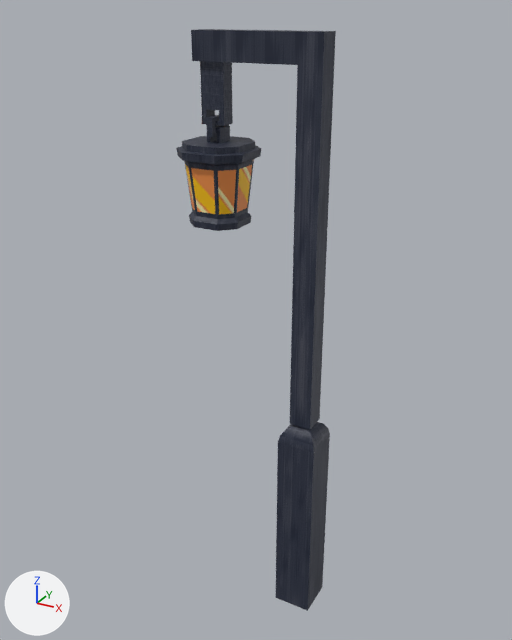
The FBX model Scenes/Village/House Prefabs/street lamp.fbx: old version first, new version second.
Rendered twice from a camera (50 mm lens) standing at (-5.29, 29.36, 5.68) and looking at (-8.21, 34.66, 3.03). The lights are fixed; the arrows at lower left show +X, +Y and +Z. The picture after the commit comes second. Where no turn or scale is listed for an object, it has been applied to the vertices.
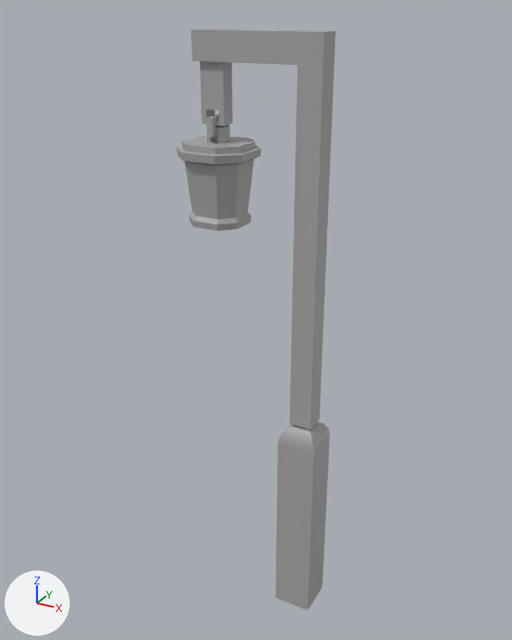
The newer file is also rescaled (x0.0814), turned or shifted as a whole; pictures and numbers use the older file's frame.

Location of each change, [x1, y1, x2, y2] in pixels of the pictures (512 x 640 px):
'pCube68', recoloured, surface changed (lighter)
    both: [191, 29, 336, 611]
'pCube69', recoloured, surface changed (lighter)
    both: [176, 136, 261, 231]
'polySurface15', recoloured, surface changed (lighter)
    both: [200, 61, 233, 126]
'polySurface13', recoloured (black to grey)
    both: [207, 125, 230, 143]
'polySurface14', recoloured (lighter)
    both: [206, 115, 219, 137]

What changed in the scene script:
```text
Add mat_standardsurface1:
    mat_standardsurface1 = principled_material('standardSurface1')
    mat_standardsurface1.base_color = (0.4, 0.4, 0.4)  # grey #aaaaaa
Change me_mesh_009:
    where me_mesh_009.from_pydata(...)  # 116 vertices, 114 faces; spans x -0.326..0.326, y -0.326..0.326, z -0.305..0.4
    used by ob_pcube69; location = (-8.52, 34.57, 4.25)
    remove me_mesh_009.materials.append(mat_lamp)  # picture img_house_2_png
    me_mesh_009 part 2: texture (UV) coordinates of 114 of 114 faces, centred in x -0.323..0.323, y -0.323..0.323, z -0.303..0.4, changed; they spanned u 0.0..0.99, v 0.0..0.99 and now span u 0.19..0.81, v 0.0..1.0
    add me_mesh_009.materials.append(mat_standardsurface1)  # grey #aaaaaa
Change me_mesh_010:
    where me_mesh_010.from_pydata(...)  # 16 vertices, 12 faces; spans x -1.917..-1.863, y -0.134..0.134, z 2.63..2.786
    remove me_mesh_010.materials.append(mat_lamp)  # picture img_house_2_png
    add me_mesh_010.materials.append(mat_standardsurface1)  # grey #aaaaaa
Change me_mesh_011:
    where me_mesh_011.from_pydata(...)  # 44 vertices, 42 faces; spans x -1.05..0.18, y -0.18..0.18, z -2.73..2.73
    used by ob_pcube68; location = (-7.64, 34.57, 2.79)
    remove me_mesh_011.materials.append(mat_lamp)  # picture img_house_2_png
    me_mesh_011 part 1: texture (UV) coordinates of 42 of 42 faces, centred in x -1.05..0.18, y -0.18..0.18, z -2.73..2.73, changed; they spanned u 0.0..0.94, v 0.0..0.92 and now span u 0.12..0.88, v 0.0..1.0
    add me_mesh_011.materials.append(mat_standardsurface1)  # grey #aaaaaa
Change me_mesh_008:
    where me_mesh_008.from_pydata(...)  # 16 vertices, 12 faces; spans x -1.952..-1.819, y -0.079..0.079, z 2.562..2.702
    remove me_mesh_008.materials.append(mat_lamp)  # picture img_house_2_png
    add me_mesh_008.materials.append(mat_standardsurface1)  # grey #aaaaaa
Change me_mesh_003:
    where me_mesh_003.from_pydata(...)  # 16 vertices, 12 faces; spans x -2.005..-1.786, y -0.068..0.068, z 2.721..3.263
    used by ob_polysurface15; location = (-6.63, 34.57, 2.07)
    remove me_mesh_003.materials.append(mat_lamp)  # picture img_house_2_png
    me_mesh_003 part 3: texture (UV) coordinates of 12 of 12 faces, centred in x -2.005..-1.786, y -0.068..0.068, z 2.721..3.263, changed; they spanned u 0.0..0.85, v 0.03..0.89 and now span u 0.12..0.88, v 0.0..1.0
    add me_mesh_003.materials.append(mat_standardsurface1)  # grey #aaaaaa
```
